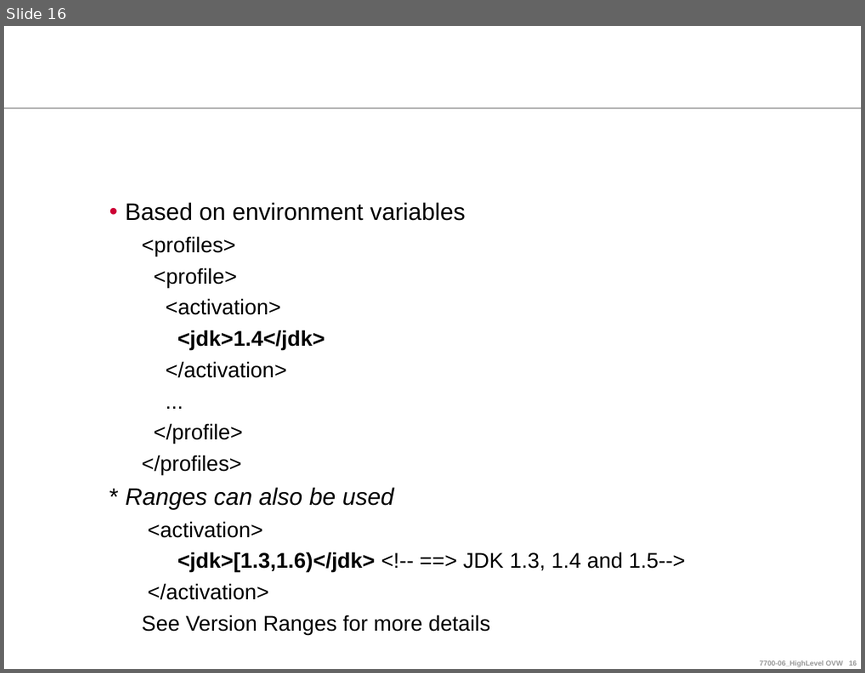
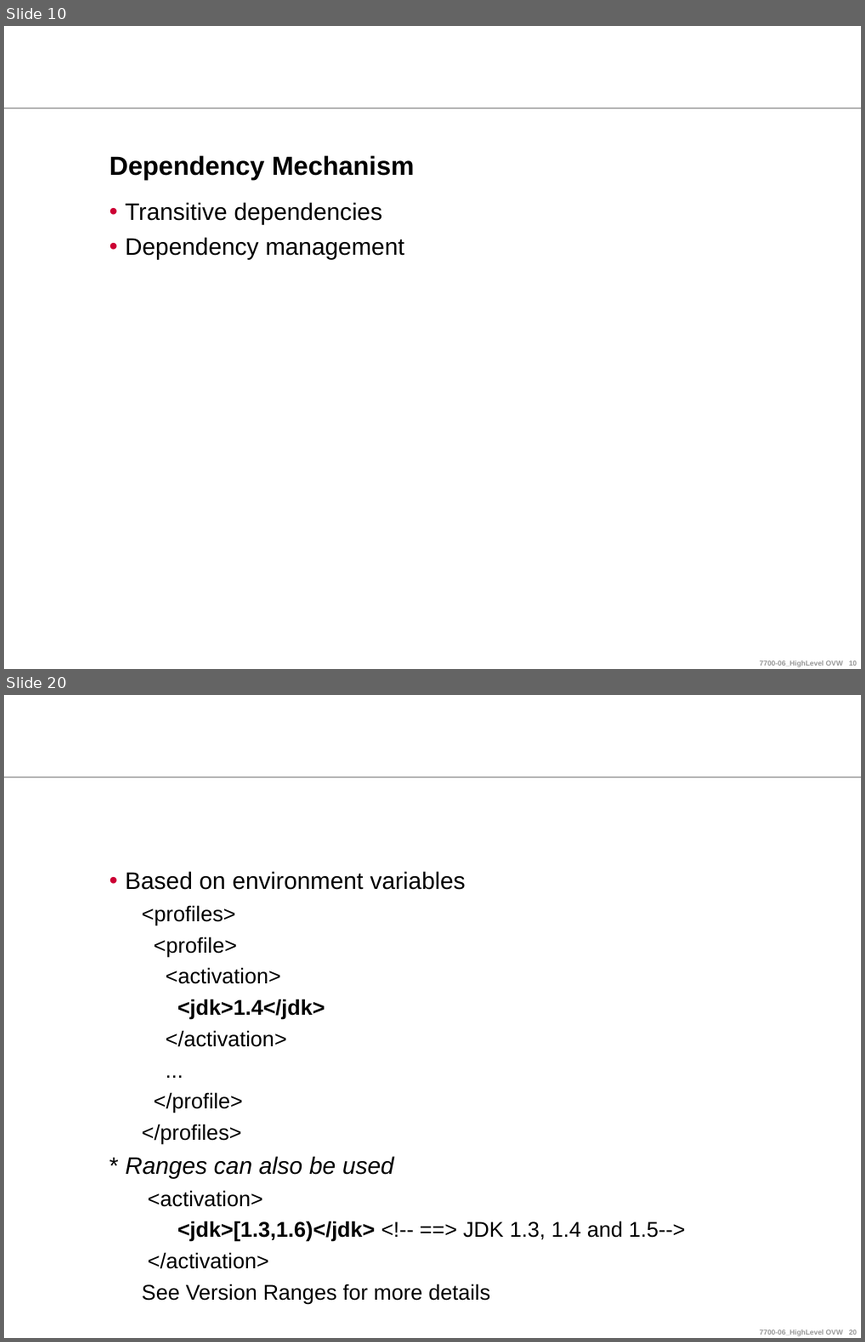
Before and after one commit to ndlongit/longnd-data, a slide deck: Document/Tutorial/[Presentation] Maven.ppt. Shown one above the other, each under a label of ours: slide 16 before the commit, slides 10 and 20 after it; the slides between them are not shown. The pictures are 865x673 and 865x1342 pixels, drawn with LibreOffice and Linux fonts; fonts in the diff are those of the drawing; background and template pictures are left out. Boxes give left, top, right and bottom in pixels: in the first picture for what was removed or moved away, otherwise in the second. Text is boxed around its words. In the diff, an @@ line names an element or a change of style, - is before the commit and + after.

```diff
--- a/Document/Tutorial/[Presentation] Maven.ppt
+++ b/Document/Tutorial/[Presentation] Maven.ppt
@@ slide 10 added at (x1=4, y1=26, x2=861, y2=669), background #FFFFFF; not listed: 2 template elements that a slide beside it also shows @@
@@ title added at (x1=109, y1=155, x2=414, y2=180), 22 pt, text #000000, bold @@
+Dependency Mechanism
@@ text added at (x1=125, y1=202, x2=405, y2=259), 20 pt, text #000000 @@
+• Transitive dependencies
+• Dependency management
@@ what was slide 16 is now slide 20 @@
```
Also in this commit, not shown: 12 slides changed, 10 other slides added, 7 slides removed, 1 other file.
